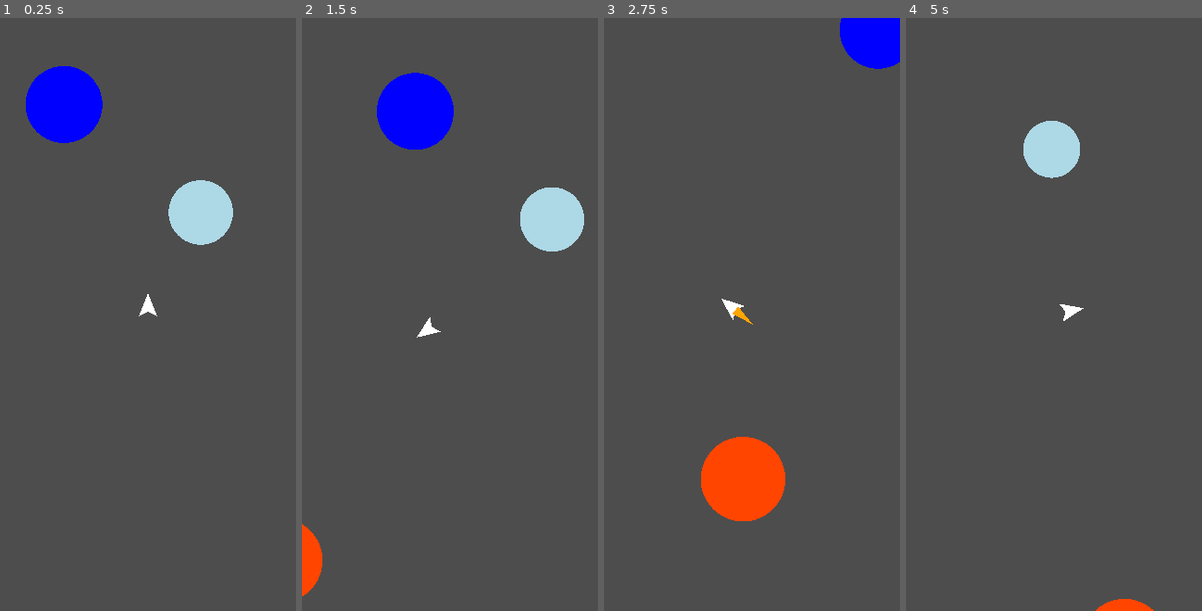
Above: before the commit, frames 1-4 (left to right).
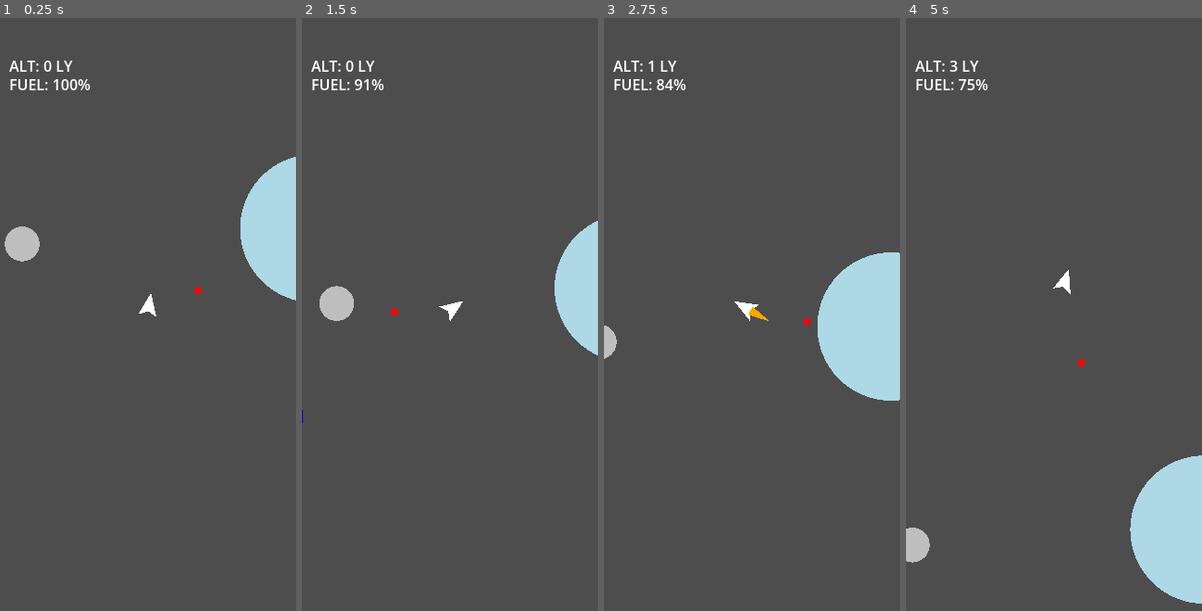
Above: after the commit, the same moments.

Repository: chubarevgeniy/AIstronaut-
Game: Godot game, scene res://scenes/Main.tscn
Same seed, same stepped clock (60 frames per second), same inputs: the game is played once before the commit and once after it.
Inputs (mouse positions are in pixels of both pictures, inside the frame that each line leads up to):
- Up to frame 1 (0.25 s): no input
- Up to frame 2 (1.5 s): tap Enter (ui_accept) at 0.5, 0.77 s; move the mouse to (515, 284) at 0.52 s; press the mouse at (515, 284) at 0.53 s; move the mouse to (390, 344) at 1.27 s; release the mouse at (390, 344) at 1.28 s; click (390, 344) at 1.35 s
- Up to frame 3 (2.75 s): tap Enter (ui_accept) at 1.52 s; move the mouse to (781, 184) at 2.02 s; press the mouse at (781, 184) at 2.03 s
- Up to frame 4 (5 s): move the mouse to (1039, 433) at 2.77 s; release the mouse at (1039, 433) at 2.78 s; click (1039, 433) at 2.85 s; tap Enter (ui_accept) at 3.02, 3.77, 4.52 s; move the mouse to (1142, 403) at 3.52 s; press the mouse at (1142, 403) at 3.53 s; move the mouse to (965, 225) at 4.27 s; release the mouse at (965, 225) at 4.28 s; click (965, 225) at 4.35 s

The runs differ from the first frame. In frame 1, 8.7% of the frame differs, in the area x 1-100%, y 7-51%; in frame 2, 8.6%; in frame 3, 11%, in the area x 0-100%, y 0-85%; in frame 4, 7.4%.
Error before the commit: Parse Error: Function "queue_redraw()" not found in base self. (res://scripts/HUD.gd:30)

Commit message:
Fix Godot Android build errors and TypeScript linter issues
- **Godot Project**:
  - Moved custom drawing logic from `HUD.gd` (CanvasLayer) to a new `HUDDrawer.gd` (Control) script, as `CanvasLayer` does not support drawing methods like `draw_circle` or `queue_redraw`.
  - Updated `HUD.gd` to programmatically instantiate and manage the `HUDDrawer` child node.
- **Web Project**:
  - Removed unused `minDistSq` variable in `src/systems/Renderer.ts` to resolve TS6133 build error.
- **CI/CD**:
  - Updated `.github/workflows/godot-android.yml` to improve robustness of export template setup and ensure correct keystore path resolution using `$GITHUB_WORKSPACE`.

Diff:
--- a/godot_project/scripts/HUD.gd
+++ b/godot_project/scripts/HUD.gd
@@ -7,7 +7,17 @@
 @onready var fuel_label = $Control/FuelLabel
 @onready var pause_menu = $Control/PauseMenu
 
+# Dynamic child for drawing
+var drawer: Control = null
+
 func _ready():
+	# Create and add the drawer
+	drawer = Control.new()
+	drawer.set_script(load("res://scripts/HUDDrawer.gd"))
+	drawer.mouse_filter = Control.MOUSE_FILTER_IGNORE
+	drawer.set_anchors_and_offsets_preset(Control.PRESET_FULL_RECT)
+	$Control.add_child(drawer)
+
 	# Assuming Sliders are in the PauseMenu
 	if pause_menu:
 		var master = pause_menu.find_child("MasterSlider", true, false)
@@ -27,9 +37,11 @@
 		pause_menu.visible = tree.paused
 
 func _process(delta):
-	queue_redraw() # Redraw indicator every frame
+	if not is_instance_valid(ship): return
 
-	if not is_instance_valid(ship): return
+	# Pass ship ref to drawer
+	if drawer:
+		drawer.ship = ship
 
 	if alt_label:
 		alt_label.text = "ALT: %d LY" % Global.score
@@ -39,31 +51,3 @@
 			fuel_label.text = "FUEL: INF"
 		else:
 			fuel_label.text = "FUEL: %d%%" % int((ship.fuel / ship.max_fuel) * 100)
-
-func _draw():
-	if not is_instance_valid(ship): return
-
-	# Draw Indicator
-	# Fix: Use surface distance (dist - radius)
-	var planets = get_tree().get_nodes_in_group("planets")
-	var nearest = null
-	var min_surface_dist = INF
-
-	for p in planets:
-		var dist = ship.global_position.distance_to(p.global_position)
-		var surface_dist = dist - p.radius
-		if surface_dist < min_surface_dist:
-			min_surface_dist = surface_dist
-			nearest = p
-
-	# Center of screen (Player position relative to Camera)
-	var center = get_viewport().get_visible_rect().size / 2
-
-	if nearest and min_surface_dist > 10.0 and min_surface_dist < 2000.0:
-		var dir = (nearest.global_position - ship.global_position).normalized()
-		var offset = dir * 60.0 # Indicator radius
-
-		draw_circle(center + offset, 4.0, Color.RED)
-
-		# Optional: Line to it
-		# draw_line(center, center + offset, Color(1, 0, 0, 0.3), 1.0)
--- /dev/null
+++ b/godot_project/scripts/HUDDrawer.gd
@@ -0,0 +1,31 @@
+extends Control
+
+var ship: Node2D = null
+
+func _process(delta):
+	queue_redraw()
+
+func _draw():
+	if not is_instance_valid(ship): return
+
+	# Draw Indicator
+	# Fix: Use surface distance (dist - radius)
+	var planets = get_tree().get_nodes_in_group("planets")
+	var nearest = null
+	var min_surface_dist = INF
+
+	for p in planets:
+		var dist = ship.global_position.distance_to(p.global_position)
+		var surface_dist = dist - p.radius
+		if surface_dist < min_surface_dist:
+			min_surface_dist = surface_dist
+			nearest = p
+
+	# Center of screen (Player position relative to Camera)
+	var center = get_viewport().get_visible_rect().size / 2
+
+	if nearest and min_surface_dist > 10.0 and min_surface_dist < 2000.0:
+		var dir = (nearest.global_position - ship.global_position).normalized()
+		var offset = dir * 60.0 # Indicator radius
+
+		draw_circle(center + offset, 4.0, Color.RED)
